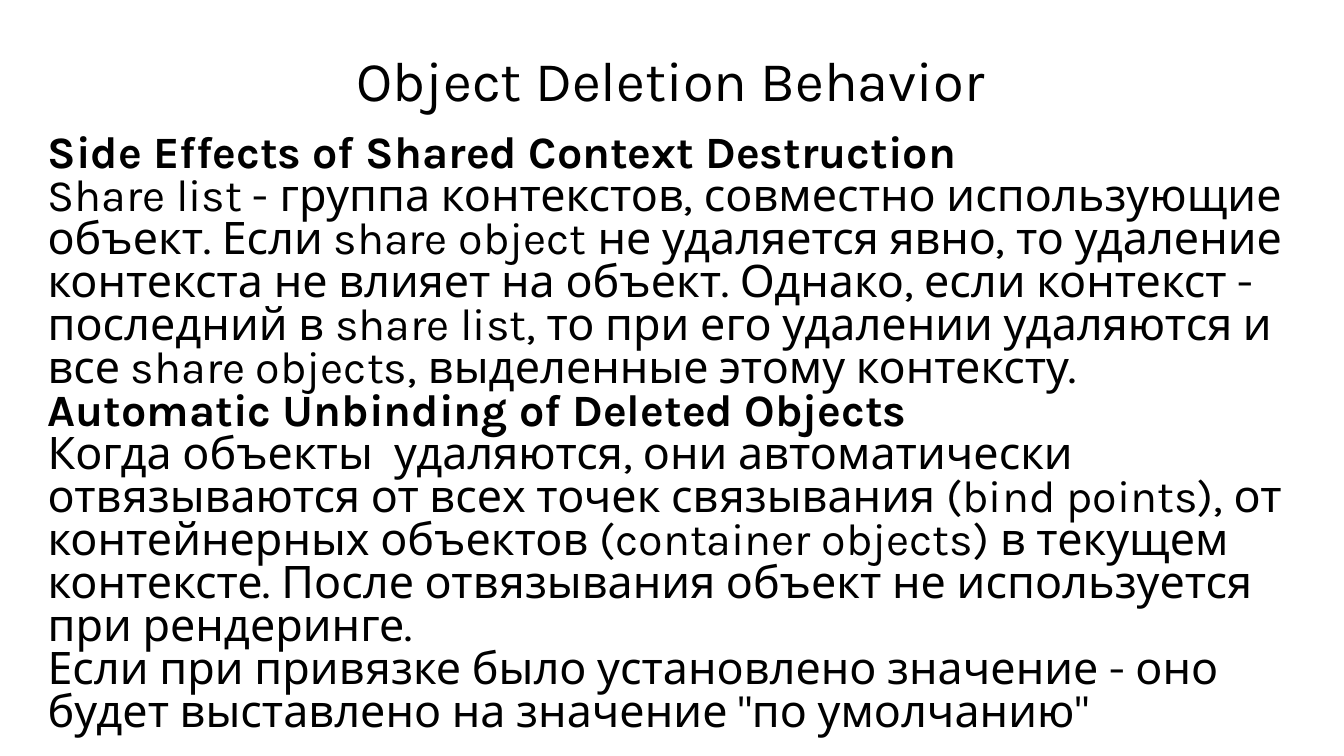
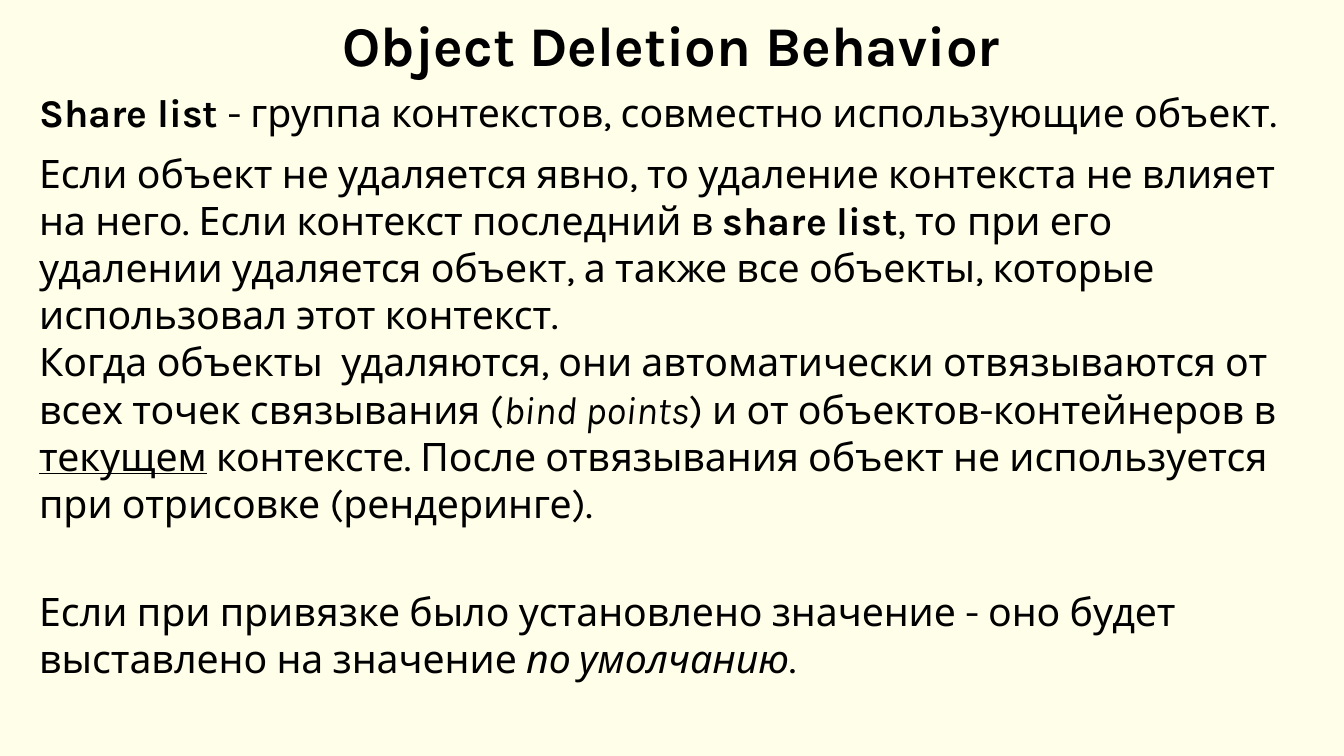
Before and after one commit to DimaVotincev/Graphic, a slide deck: slide 3 of OpenGl.pptx. Drawn at 1344x756 pixels with LibreOffice and Linux fonts; fonts in the diff are those of the drawing. Boxes give left, top, right and bottom in pixels: in the first picture for what was removed or moved away, otherwise in the second. Text is boxed around its words. In the diff, an @@ line names an element or a change of style, - is before the commit and + after.

```diff
--- a/OpenGl.pptx
+++ b/OpenGl.pptx
@@ background #FFFFFF to #FFFEE8 @@
@@ title "Object Deletion Behavior" at bbox=[343, 26, 1000, 80]: bold on @@
@@ subtitle at bbox=[39, 97, 1277, 683]: text changed; size 32 to 28 pt @@
-Side Effects of Shared Context Destruction
-Share list - группа контекстов, совместно использующие объект. Если share object не удаляется явно, то удаление контекста не влияет на объект. Однако, если контекст - последний в share list, то при его удалении удаляются и все share objects, выделенные этому контексту.
-Automatic Unbinding of Deleted Objects
-Когда объекты удаляются, они автоматически отвязываются от всех точек связывания (bind points), от контейнерных объектов (container objects) в текущем контексте. После отвязывания объект не используется при рендеринге.
-Если при привязке было установлено значение - оно будет выставлено на значение "по умолчанию"
+Share list - группа контекстов, совместно использующие объект.
+Если объект не удаляется явно, то удаление контекста не влияет на него. Если контекст последний в share list, то при его удалении удаляется объект, а также все объекты, которые использовал этот контекст.
+Когда объекты удаляются, они автоматически отвязываются от всех точек связывания (bind points) и от объектов-контейнеров в текущем контексте. После отвязывания объект не используется при отрисовке (рендеринге).
+Если при привязке было установлено значение - оно будет выставлено на значение по умолчанию.
```
Also in this commit, not shown: 3 other slides changed, 2 slides added, 1 slide removed.
